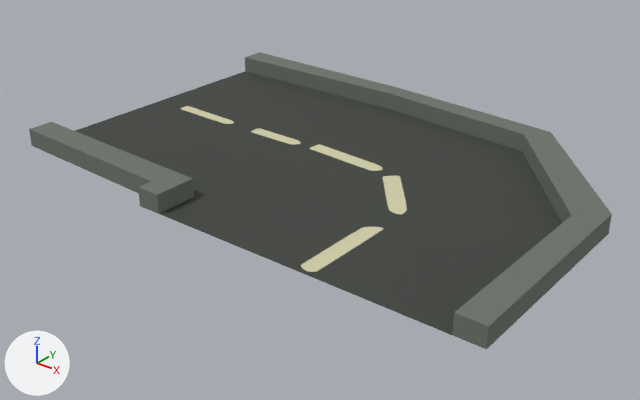
What one commit did to the FBX model ART No BOYZ Allowed/Road_Right.FBX.
Camera for both pictures: a 50 mm lens placed at (5.27, -5.72, 2.41), pointed at (1.87, -1.47, -0.22). Every picture has the same lights, and +X, +Y and +Z are marked at lower left. Where no turn or scale is listed for an object, it has been applied to the vertices.

Before the edit, the objects in view are built like this:
```python
me_mesh = bpy.data.meshes.new('Mesh')
me_mesh.from_pydata(...)  # 32 vertices, 26 faces; spans x 0.0..3.75, y -2.59..0.0, z 0.0..0.13
me_mesh.materials.append(mat_01___default)  # picture img_road_tex_png
ob_turn_right = bpy.data.objects.new('Turn right', me_mesh)
ob_turn_right.location = (0.0, 0.0, 0.0)
```
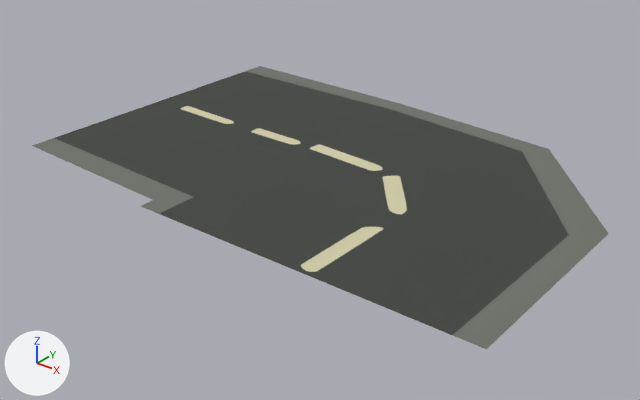
Commit message: Road flattened

Changed parts and their boxes [x1, y1, x2, y2] in the pictures (640 x 400 px):
'Turn right', reshaped
    before: [29, 52, 612, 349]
    after: [32, 66, 609, 349]
part 1 of me_mesh, cut back
    before: [245, 52, 612, 349]
    after: [246, 66, 609, 349]
part 2 of me_mesh, cut back
    before: [29, 122, 194, 214]
    after: [32, 138, 193, 214]

The change in detail:
me_mesh is used by ob_turn_right; location (0.0, 0.0, 0.0).
me_mesh had 32 vertices, 26 faces and spanned x 0.0..3.75, y -2.59..0.0, z 0.0..0.13.
me_mesh now has 16 vertices, 10 faces and spans x 0.0..3.75, y -2.59..0.0, z 0.0.
Part 1, on me_mesh:
10 vertices are removed from x 0.0..3.75, y -2.59..0.0, z 0.13.
14 faces are deleted.
4 new faces join them.
Part 2, on me_mesh:
6 vertices are removed from x 0.0..1.52, y -2.59..-2.23, z 0.13.
8 faces are deleted.
2 new faces join them.
